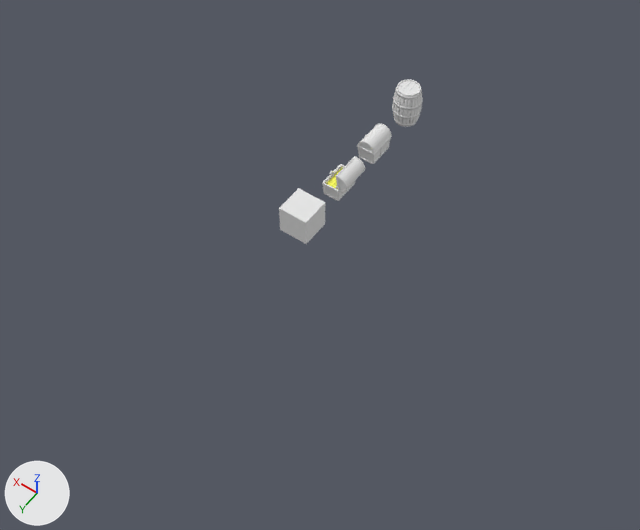
Renders of the Blender file Resources/Blender/Scenery/ModularDungeon/Dn_Furniture.blend from each side of a commit.
Rendered twice from a camera (50 mm lens) standing at (-14.8, 16.3, 21.0) and looking at (-4.5, 1.8, -1.8). Lighting does not change. The marker at lower left points along +X, +Y and +Z.

The first picture shows 'Dn_Barrel', 'Dn_Chest_1', 'Dn_Chest_2', 'Dn_Crate_1'.
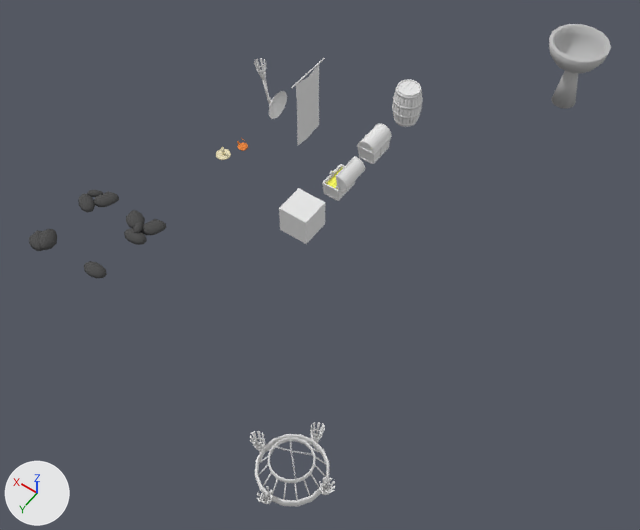
What differs and where, as boxes (x1, y1, x2, y2) in the pictures (640 x 530 px):
'Dn_Temple_Fire_1', shown: after (549, 24, 611, 109)
'Dn_Big_Lamp_1', shown: after (255, 434, 330, 507)
'Dn_Rag_1', shown: after (296, 62, 320, 145)
'Dn_Stone_1', shown: after (124, 210, 166, 245)
'Dn_Stone_2', shown: after (78, 190, 119, 212)
'Dn_Torch_1', shown: after (254, 58, 287, 119)
'Dn_Stone_3', shown: after (29, 229, 57, 251)
'Dn_Stone_4', shown: after (84, 261, 107, 278)
'Dn_Big_Lamp_1_T1', shown: after (250, 431, 265, 452)
'Dn_Big_Lamp_1_T3', shown: after (310, 422, 325, 443)
'Dn_Big_Lamp_1_T2', shown: after (319, 477, 335, 495)
'Dn_Big_Lamp_1_T4', shown: after (257, 486, 273, 504)
'Dn_Candle_1', shown: after (216, 147, 231, 160)
'Dn_Lamp_1', shown: after (237, 139, 248, 151)
'Dn_Rag_1_Bar', shown: after (291, 58, 325, 88)

The change in detail:
Object 'Dn_Torch_1' (ob_dn_torch_1) is now shown.
Object 'Dn_Lamp_1' (ob_dn_lamp_1) is now shown.
Object 'Dn_Rag_1_Bar' (ob_dn_rag_1_bar) is now shown.
Object 'Dn_Rag_1' (ob_dn_rag_1) is now shown.
Object 'Dn_Candle_1' (ob_dn_candle_1) is now shown.
Object 'Dn_Stone_4' (ob_dn_stone_4) is now shown.
Object 'Dn_Stone_3' (ob_dn_stone_3) is now shown.
Object 'Dn_Stone_2' (ob_dn_stone_2) is now shown.
Object 'Dn_Stone_1' (ob_dn_stone_1) is now shown.
Object 'Dn_Temple_Fire_1' (ob_dn_temple_fire_1) is now shown.
Object 'Dn_Big_Lamp_1' (ob_dn_big_lamp_1) is now shown.
Object 'Dn_Big_Lamp_1_T4' (ob_dn_big_lamp_1_t4) is now shown.
Object 'Dn_Big_Lamp_1_T3' (ob_dn_big_lamp_1_t3) is now shown.
Object 'Dn_Big_Lamp_1_T2' (ob_dn_big_lamp_1_t2) is now shown.
Object 'Dn_Big_Lamp_1_T1' (ob_dn_big_lamp_1_t1) is now shown.
